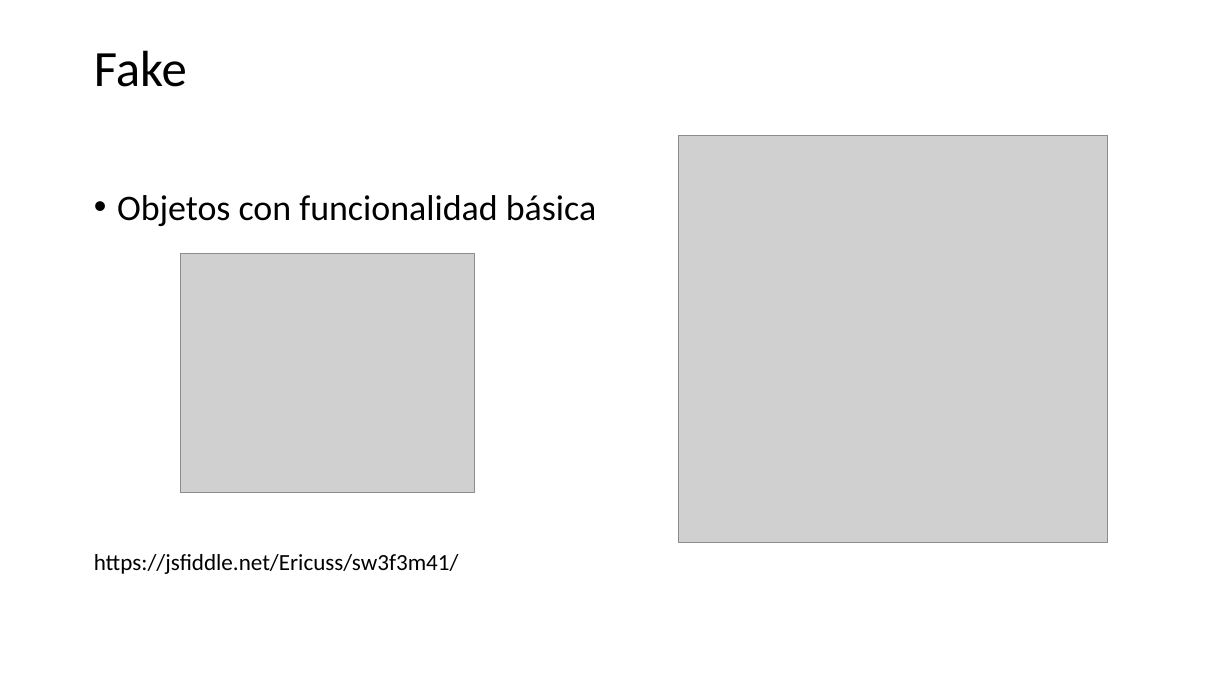
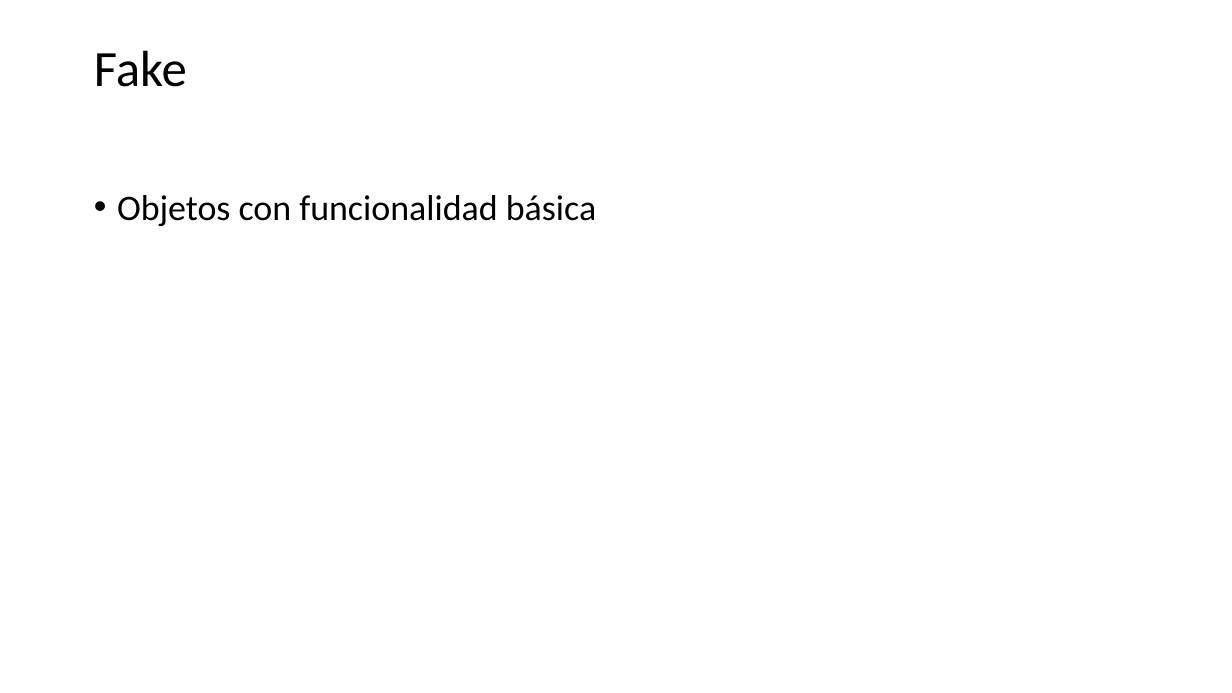
Before and after one commit to ericuss/TDD-Miercolex-Tokiota, a slide deck: slide 5 of Documentacion/jasmine.pptx. Drawn at 1232x693 pixels with LibreOffice and Linux fonts; fonts in the diff are those of the drawing; grey boxes stand for pictures. Boxes give left, top, right and bottom in pixels: in the first picture for what was removed or moved away, otherwise in the second. Text is boxed around its words. In the diff, an @@ line names an element or a change of style, - is before the commit and + after.

```diff
--- a/Documentacion/jasmine.pptx
+++ b/Documentacion/jasmine.pptx
@@ picture removed at (679,136,1108,543) @@
@@ picture removed at (181,253,475,493) @@
@@ text removed at (94,554,459,574) @@
-https://jsfiddle.net/Ericuss/sw3f3m41/
```
Also in this commit, not shown: 1 other slide changed, 1 slide added.
